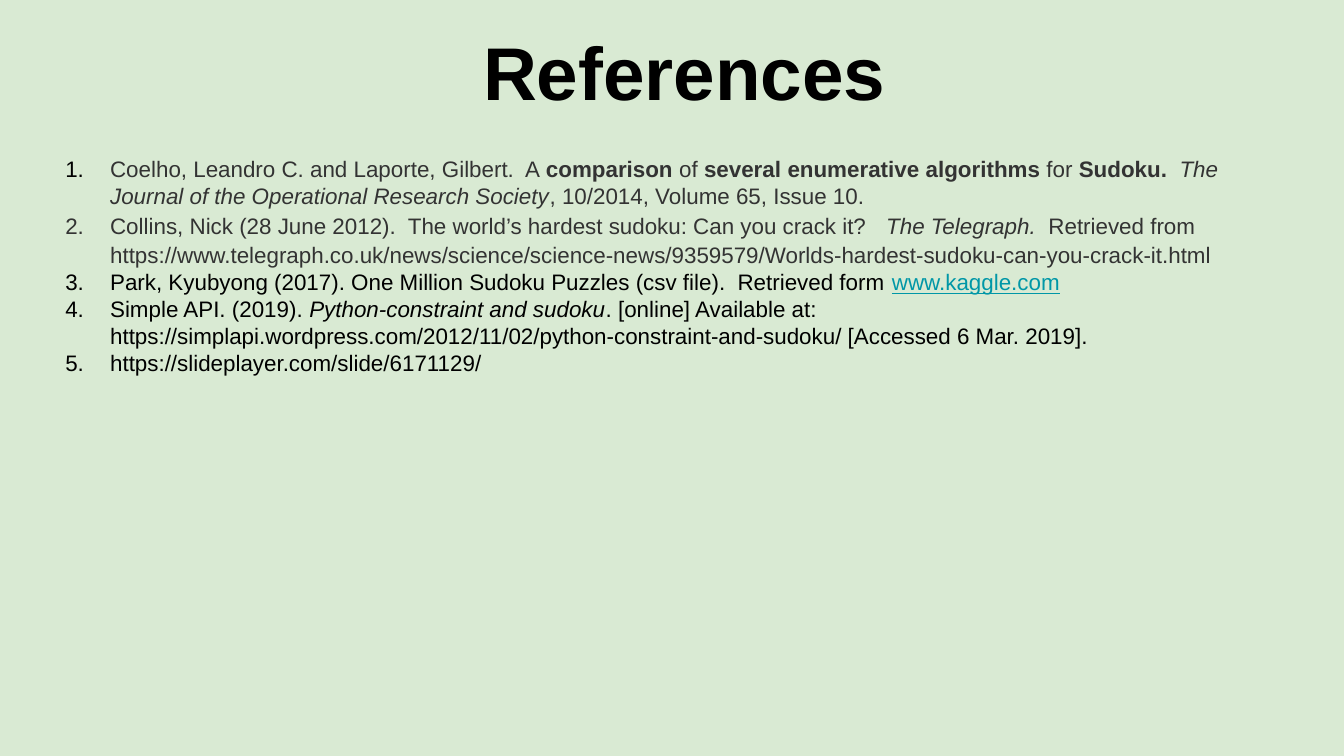
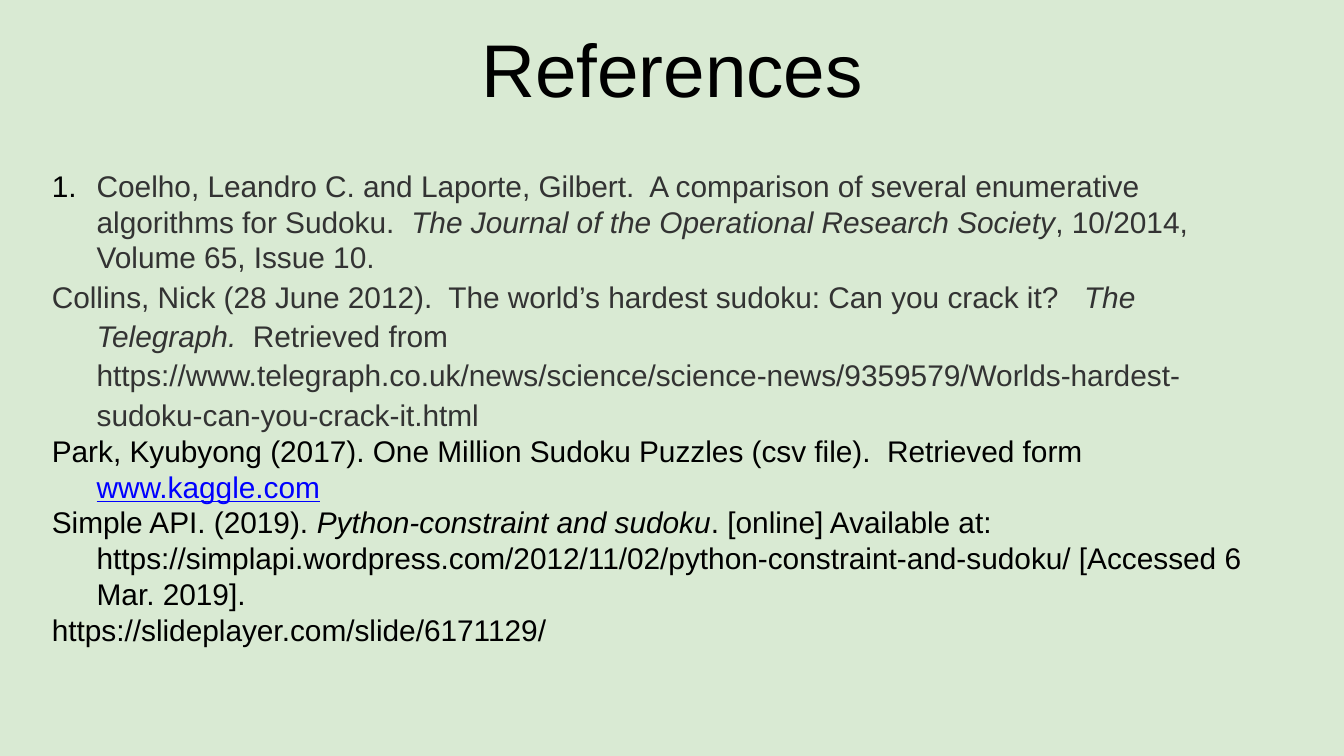
Before and after one commit to jcushing1/Example-Projects, a slide deck: slide 19 of sudoku.pptx. Drawn at 1344x756 pixels with LibreOffice and Linux fonts; fonts in the diff are those of the drawing. Boxes give left, top, right and bottom in pixels: in the first picture for what was removed or moved away, otherwise in the second. Text is boxed around its words. In the diff, an @@ line names an element or a change of style, - is before the commit and + after.

```diff
--- a/sudoku.pptx
+++ b/sudoku.pptx
@@ text "References" at <box>481,43,863,98</box>: bold off @@
@@ title "Coelho, Leandro C. and Laporte, ..." at <box>52,175,1242,646</box>: size 12 to 16 pt; bold off in "comparison several enumerative algorithms Sudoku."; text colour #0097A7 to #0000FF in "www.kaggle.com"; bullet 1. to none @@
```
Also in this commit, not shown: 18 other slides changed.
